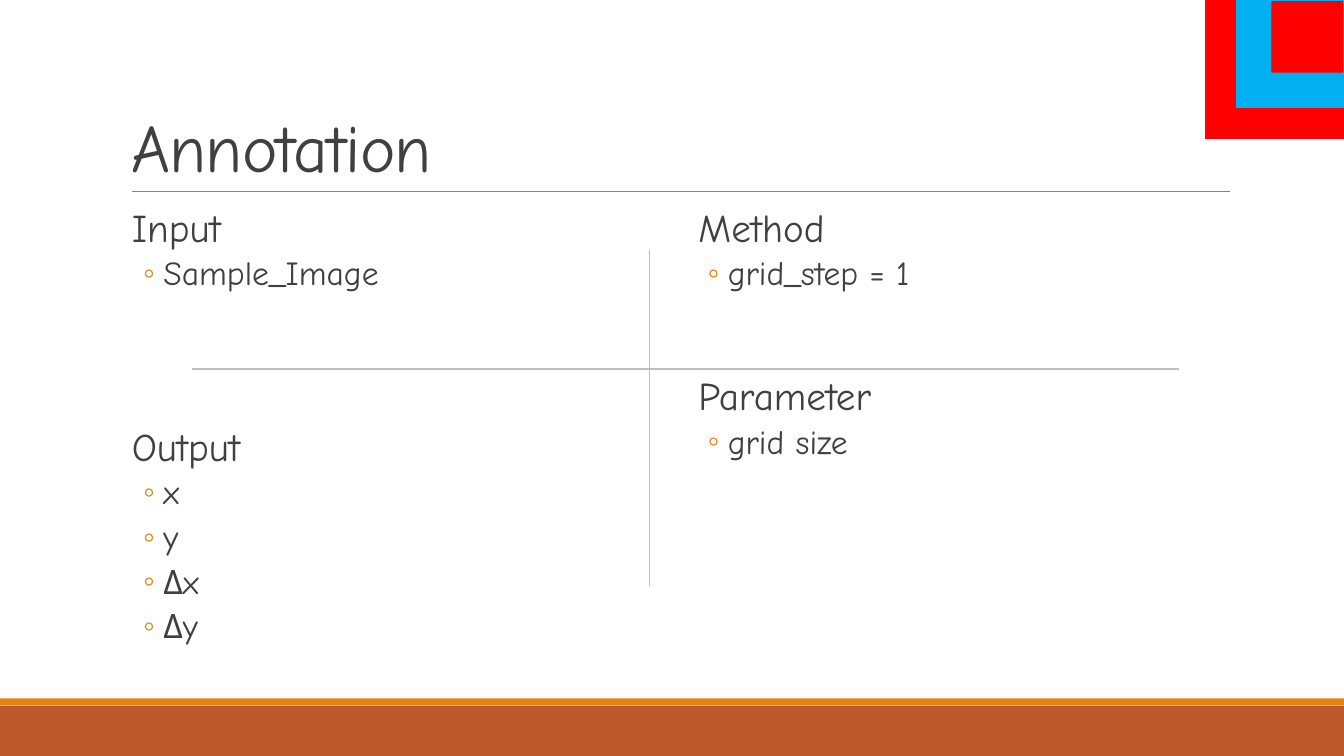
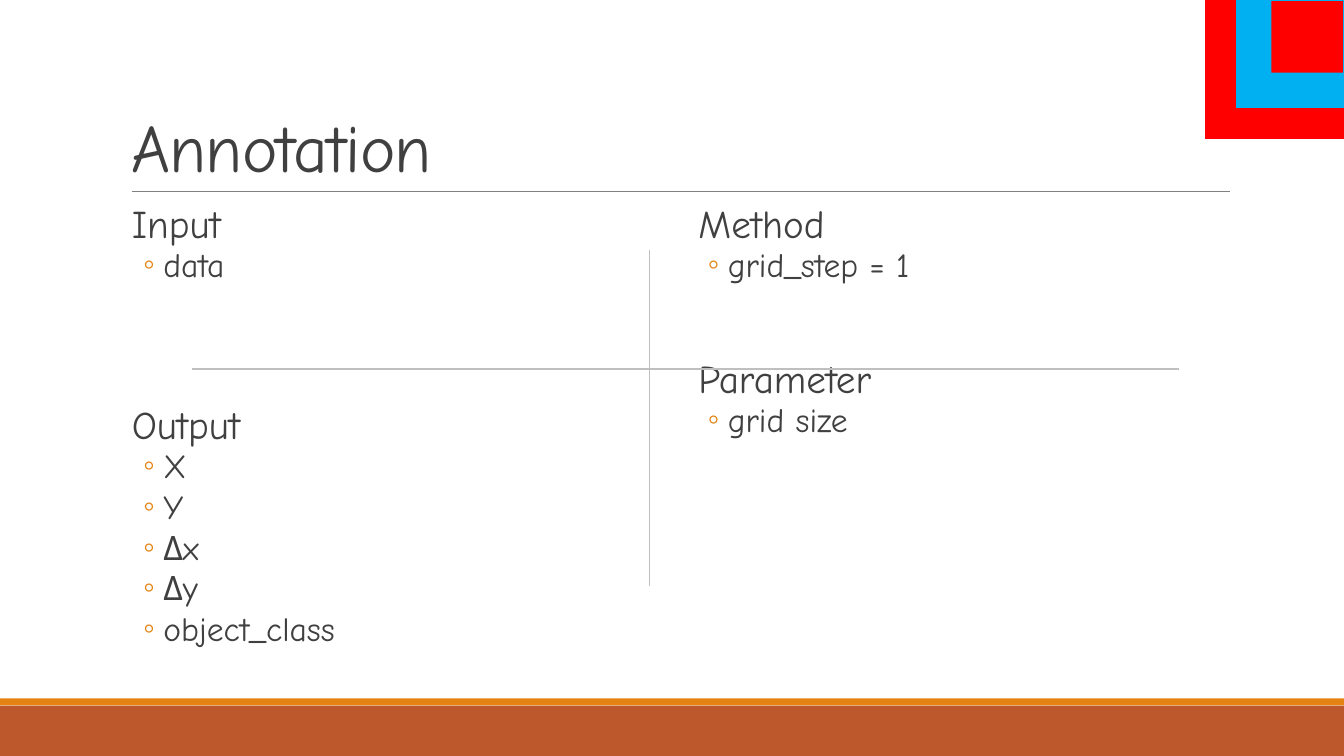
Before and after one commit to a98carey/Machine-Learning, a slide deck: slide 15 of machine_learning_Final2.pptx (slide 14 before the commit). Drawn at 1344x756 pixels with LibreOffice and Linux fonts; fonts in the diff are those of the drawing. Boxes give left, top, right and bottom in pixels: in the first picture for what was removed or moved away, otherwise in the second. Text is boxed around its words. In the diff, an @@ line names an element or a change of style, - is before the commit and + after.

```diff
--- a/machine_learning_Final2.pptx
+++ b/machine_learning_Final2.pptx
@@ text "Method" at [698,211,909,439]: line spacing 0.9 to 0.8 @@
@@ text at [132,211,240,607]: line spacing 0.9 to 0.8 @@
@@ text at [163,254,224,278]: text changed @@
-  ◦ Sample_Image
+  ◦ data
@@ text at [163,455,186,519]: text changed @@
-  ◦ x
-  ◦ y
+  ◦ X
+  ◦ Y
@@ text at [163,618,335,647]: paragraph added @@
+  ◦ object_class
```
Also in this commit, not shown: 7 other slides changed, 1 slide added, 3 slides removed.
